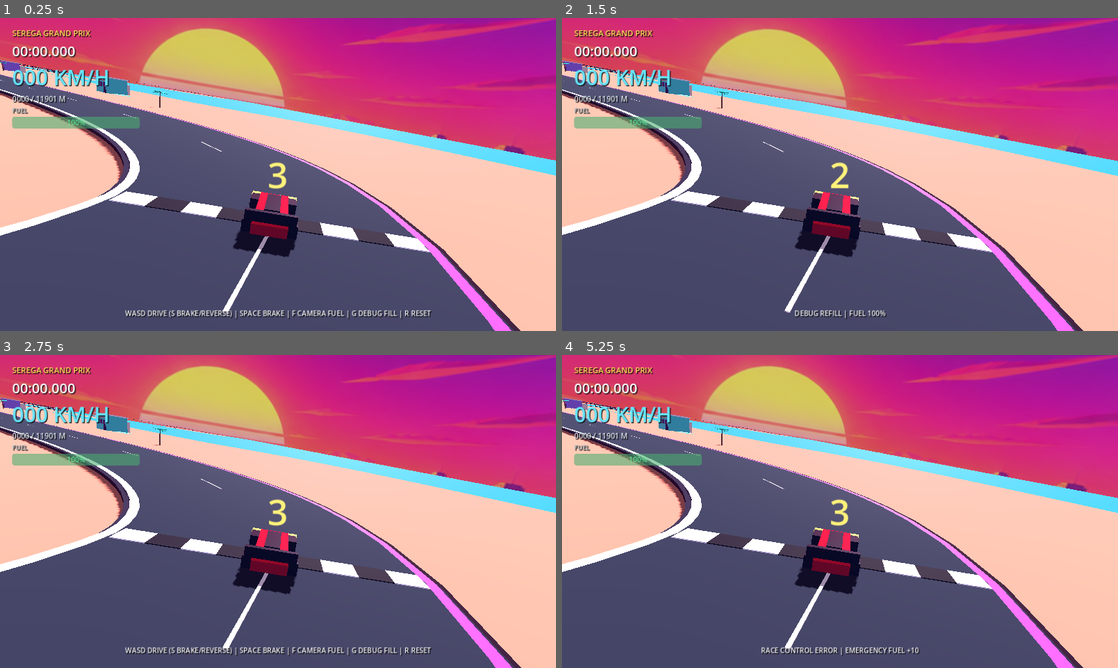
Above: before the commit, frames 1-4 (two rows, left to right).
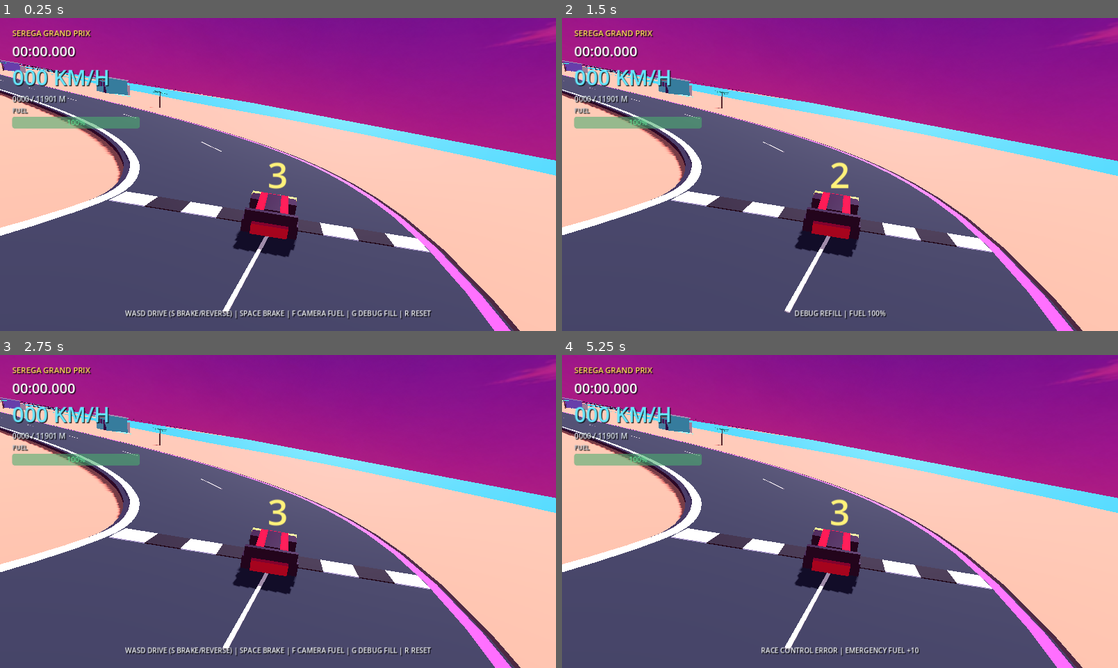
Above: after the commit, the same moments.

Repository: marticampgin/serega-racing
Game: Godot game, scene res://scenes/main.tscn
Same seed, same stepped clock (60 frames per second), same inputs: the game is played once before the commit and once after it.
Inputs:
- Up to frame 1 (0.25 s): no input
- Up to frame 2 (1.5 s): hold D 0.53-1.28 s; hold F 0.53-1.28 s; tap Space at 0.77 s; hold S from 1.28 s (still down); tap G at 1.35 s
- Up to frame 3 (2.75 s): tap Space at 1.52 s; tap Enter at 2 s; release S at 2.03 s; hold D from 2.03 s (still down); hold R from 2.03 s (still down)
- Up to frame 4 (5.25 s): tap Space at 2.75, 3.02, 3.77, 4.25, 4.52 s; release D at 2.78 s; release R at 2.78 s; hold W 2.78-3.53 s; tap F at 2.85 s; tap Enter at 3.5, 5 s; hold G 3.53-4.28 s; hold A 3.53-5.03 s; tap R at 4.35 s; hold S from 5.03 s (still down); hold F from 5.03 s (still down)

The runs differ from the first frame. In frame 1, 29% of the frame differs, in the area x 0-100%, y 0-100%; in frame 2, 29%; in frame 3, 29%; in frame 4, 29%.

Commit message:
Polish the synthwave sky and road sampling

Diff:
--- a/scripts/course_layout.gd
+++ b/scripts/course_layout.gd
@@ -17,7 +17,7 @@
 
 var _closed := true
 var _world_scale := 1.0
-var _bake_interval := 4.0
+var _bake_interval := 2.0
 var _controls: Array[Vector3] = []
 var _control_zones: Array[String] = []
 var _sample_points: PackedVector3Array = PackedVector3Array()
@@ -47,7 +47,7 @@
 	course_name = str(data.get("name", "Untitled course"))
 	_closed = bool(data.get("closed", true))
 	_world_scale = float(data.get("world_scale", 1.0))
-	_bake_interval = maxf(0.5, float(data.get("bake_interval", 4.0)))
+	_bake_interval = maxf(0.5, float(data.get("bake_interval", 2.0)))
 	road_half_width = float(data.get("road_half_width", 9.0))
 	landmarks.clear()
 	for landmark: Variant in data.get("landmarks", []):
--- a/scripts/main.gd
+++ b/scripts/main.gd
@@ -3,7 +3,7 @@
 const CourseLayoutScript := preload("res://scripts/course_layout.gd")
 const WorldBuilderScript := preload("res://scripts/world_builder.gd")
 const ROAD_WIDTH := 17.0
-const ROAD_SAMPLE_STEP := 3.0
+const ROAD_SAMPLE_STEP := 2.0
 
 var course: CourseLayout
 var course_curve: Curve3D
@@ -248,7 +248,7 @@
 	var environment := WorldEnvironment.new()
 	var env := Environment.new()
 	var panorama := PanoramaSkyMaterial.new()
-	panorama.panorama = load("res://assets/generated/backgrounds/synthwave-island-horizon.png")
+	panorama.panorama = load("res://assets/generated/backgrounds/synthwave-sky-only-v2.png")
 	panorama.energy_multiplier = 0.72
 	var synthwave_sky := Sky.new()
 	synthwave_sky.sky_material = panorama
Binary file added: assets/generated/backgrounds/synthwave-sky-only-v2.png
Not shown, added: assets/generated/backgrounds/synthwave-sky-only-v2.png.import
